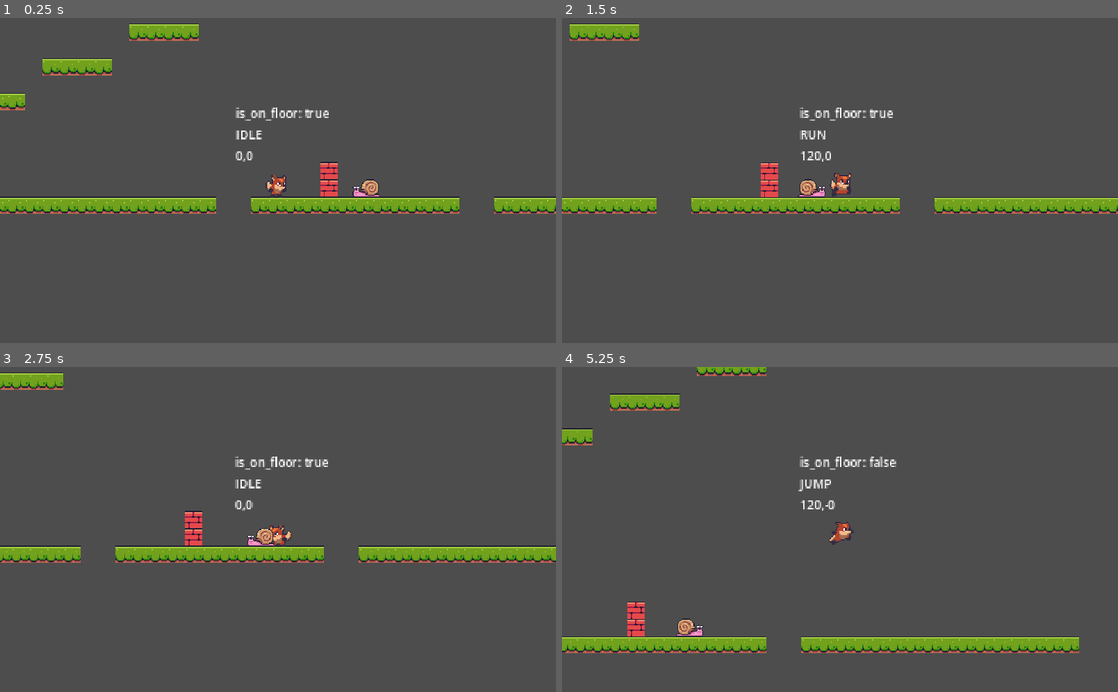
Above: before the commit, frames 1-4 (two rows, left to right).
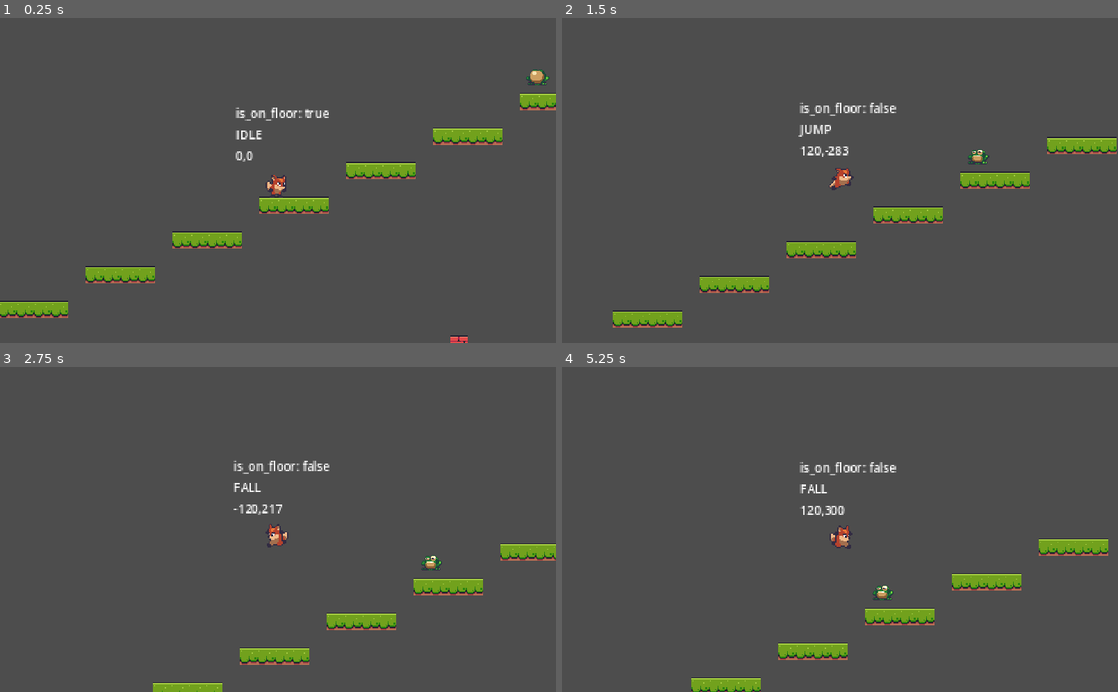
Above: after the commit, the same moments.

Repository: leobewater/godot-foxy-antics
Game: Godot game, scene res://level_base/level_base.tscn
The game is run twice, just before and just after one commit, with the same random seed, the same clock (stepped at 60 frames per second) and the same inputs. The project has no main scene, so this scene is started directly.
Inputs:
- Up to frame 1 (0.25 s): no input
- Up to frame 2 (1.5 s): hold Right (right) from 0.53 s (still down); tap Space (jump) at 0.6, 0.77, 1.07, 1.35 s
- Up to frame 3 (2.75 s): tap Space (jump) at 1.52, 1.82, 2.1 s; release Right (right) at 2.03 s; hold Left (left) from 2.03 s (still down)
- Up to frame 4 (5.25 s): release Left (left) at 2.78 s; hold Right (right) 2.78-4.28 s; tap Space (jump) at 2.85, 3.02, 3.32, 3.6, 3.77, 4.07, 4.35, 4.52, 4.82, 5.1 s; hold Left (left) 4.28-5.03 s; hold Right (right) from 5.03 s (still down)

The runs differ from the first frame. In frame 1, 10% of the frame differs, in the area x 0-100%, y 1-100%; in frame 2, 11%, in the area x 0-100%, y 1-96%; in frame 3, 8.9%; in frame 4, 10%.

Commit message:
scale down frog and add to level

Diff:
--- a/enemies/frog/frog.gd
+++ b/enemies/frog/frog.gd
@@ -1 +1,8 @@
 extends EnemyBase
+
+
+@onready var animated_sprite_2d = $AnimatedSprite2D
+
+
+func _on_jump_timer_timeout():
+	pass # Replace with function body.
--- a/enemies/frog/frog.tscn
+++ b/enemies/frog/frog.tscn
@@ -73,12 +73,16 @@
 script = ExtResource("2_qnc8b")
 
 [node name="AnimatedSprite2D" parent="." index="1"]
+scale = Vector2(0.75, 0.75)
 sprite_frames = SubResource("SpriteFrames_tbb3r")
 animation = &"idle"
 autoplay = "idle"
 
 [node name="CollisionShape2D" type="CollisionShape2D" parent="." index="2"]
 position = Vector2(0.5, 3.5)
+scale = Vector2(0.75, 0.75)
 shape = SubResource("RectangleShape2D_0wg83")
 
 [node name="JumpTimer" type="Timer" parent="." index="3"]
+
+[connection signal="timeout" from="JumpTimer" to="." method="_on_jump_timer_timeout"]
--- a/level_base/level_base.tscn
+++ b/level_base/level_base.tscn
@@ -1,10 +1,11 @@
-[gd_scene load_steps=8 format=3 uid="uid://bdmrwmjesfx8o"]
+[gd_scene load_steps=9 format=3 uid="uid://bdmrwmjesfx8o"]
 
 [ext_resource type="Script" path="res://level_base/level_base.gd" id="1_gjrkq"]
 [ext_resource type="Texture2D" uid="uid://bpiv1pl74okud" path="res://assets/tiles/Terrain (16x16).png" id="1_jpale"]
 [ext_resource type="PackedScene" uid="uid://cph6xskm1anvs" path="res://player_cam/player_cam.tscn" id="2_6wir8"]
 [ext_resource type="PackedScene" uid="uid://blvkdxh18qnmw" path="res://player/player.tscn" id="3_mxm1x"]
 [ext_resource type="PackedScene" uid="uid://dg38qoh7ar5f1" path="res://enemies/snail/snail.tscn" id="5_ef5dn"]
+[ext_resource type="PackedScene" uid="uid://bvutlmtjoaubx" path="res://enemies/frog/frog.tscn" id="6_grcal"]
 
 [sub_resource type="TileSetAtlasSource" id="TileSetAtlasSource_dkkex"]
 texture = ExtResource("1_jpale")
@@ -534,7 +535,10 @@
 zoom = Vector2(2, 2)
 
 [node name="Player" parent="." instance=ExtResource("3_mxm1x")]
-position = Vector2(585, -41)
+position = Vector2(465, -195)
 
 [node name="Snail" parent="." instance=ExtResource("5_ef5dn")]
 position = Vector2(666, -39)
+
+[node name="Frog" parent="." instance=ExtResource("6_grcal")]
+position = Vector2(705, -287)
